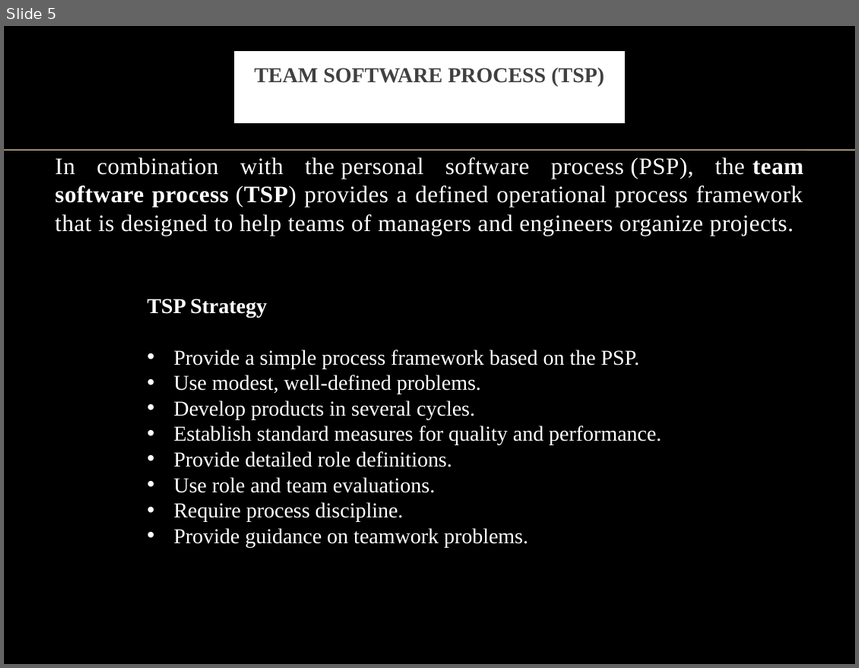
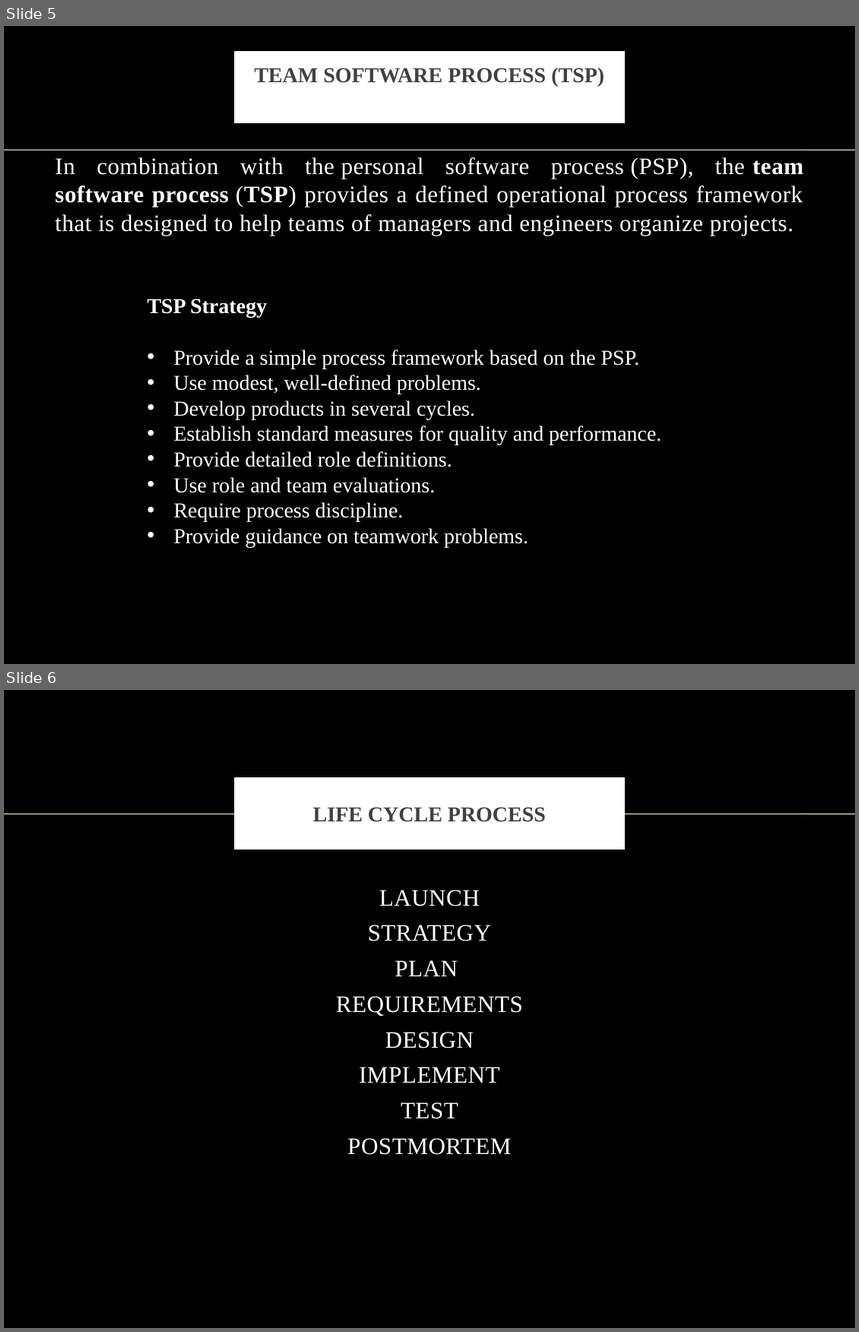
Before and after one commit to nandalneha/SOFTWARE-PROCESS-AND-PROJECT-MANAGEMENT, a slide deck: L-10.pptx. Shown one above the other, each under a label of ours: slide 5 before the commit, slides 5 and 6 after it. The pictures are 859x668 and 859x1332 pixels, drawn with LibreOffice and Linux fonts; fonts in the diff are those of the drawing; background and template pictures are left out. Boxes give left, top, right and bottom in pixels: in the first picture for what was removed or moved away, otherwise in the second. Text is boxed around its words. In the diff, an @@ line names an element or a change of style, - is before the commit and + after.

```diff
--- a/L-10.pptx
+++ b/L-10.pptx
@@ slide 6 added at (4,690,855,1328), background picture (left out); not listed: 1 template element that a slide beside it also shows @@
@@ title added at (238,781,621,847), fill #FFFFFF, outline #FFFFFF 6 pt, 18 pt, text #404040, bold @@
+LIFE CYCLE PROCESS
@@ text added at (336,890,523,1155), 20 pt, text #FFFFFF @@
+LAUNCH
+STRATEGY
+PLAN
+REQUIREMENTS
+DESIGN
+IMPLEMENT
+TEST
+POSTMORTEM
```
Also in this commit, not shown: 2 slides changed, 5 other files.
